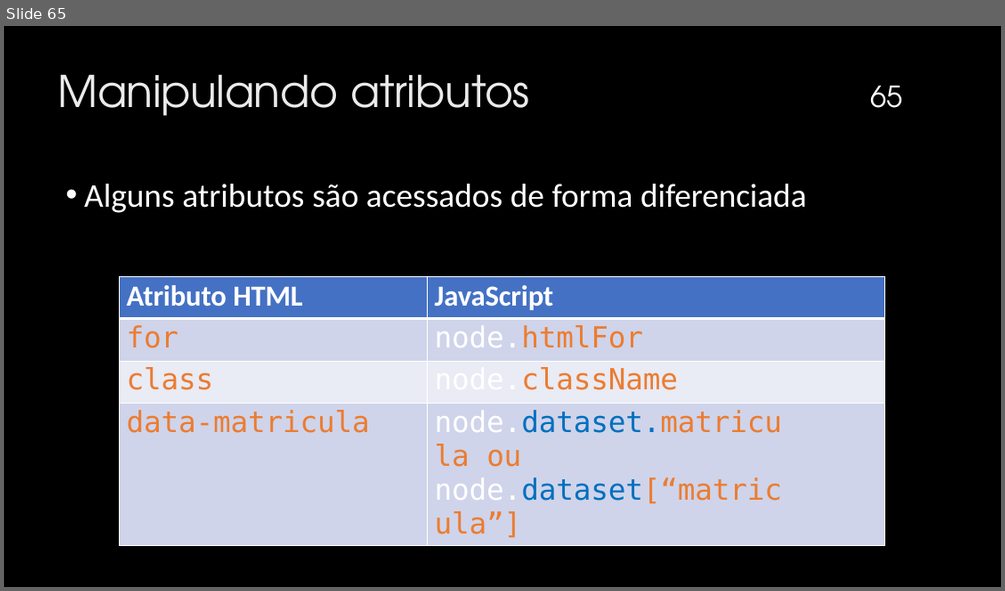
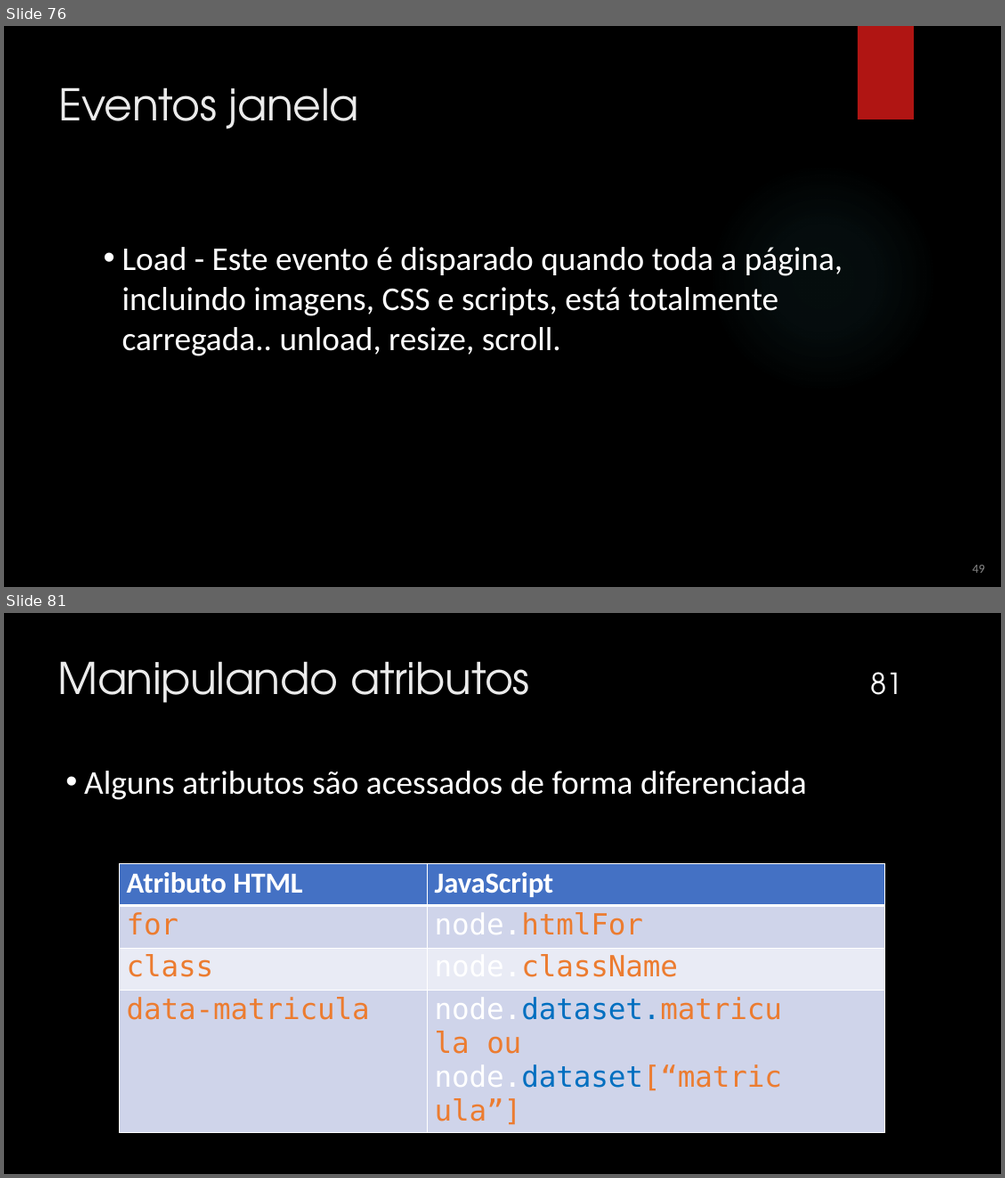
Before and after one commit to mizaelcarlos/Infonet---3-Ano-2025, a slide deck: Programação Client-Side/JavaScript.pptx. Shown one above the other, each under a label of ours: slide 65 before the commit, slides 76 and 81 after it; the slides between them are not shown. The pictures are 1005x591 and 1005x1178 pixels, drawn with LibreOffice and Linux fonts; fonts in the diff are those of the drawing; background and template pictures are left out. Boxes give left, top, right and bottom in pixels: in the first picture for what was removed or moved away, otherwise in the second. Text is boxed around its words. In the diff, an @@ line names an element or a change of style, - is before the commit and + after.

Commit message:
eventos mouse

```diff
--- a/Programação Client-Side/JavaScript.pptx
+++ b/Programação Client-Side/JavaScript.pptx
@@ slide 76 added at (4, 26, 1001, 587), background picture (left out) @@
@@ rectangle added at (858, 26, 914, 119), fill #B01513 @@
@@ title added at (58, 87, 359, 128), 42 pt, text #EBEBEB @@
+Eventos janela
@@ ellipse added at (708, 163, 938, 394), fill gradient #50B9C1 @@
@@ text added at (122, 247, 842, 356), 32 pt, text #FFFFFF @@
+  • Load - Este evento é disparado quando toda a página, incluindo imagens, CSS e scripts, está totalmente carregada.. unload, resize, scroll.
@@ text added at (972, 564, 985, 572), 12 pt, text #888888 @@
+49
@@ what was slide 65 is now slide 81 @@
@@ page number at (870, 672, 902, 695): text changed @@
-65
+81
```
Also in this commit, not shown: 16 other slides added, 3 slides removed, 16 other files.
